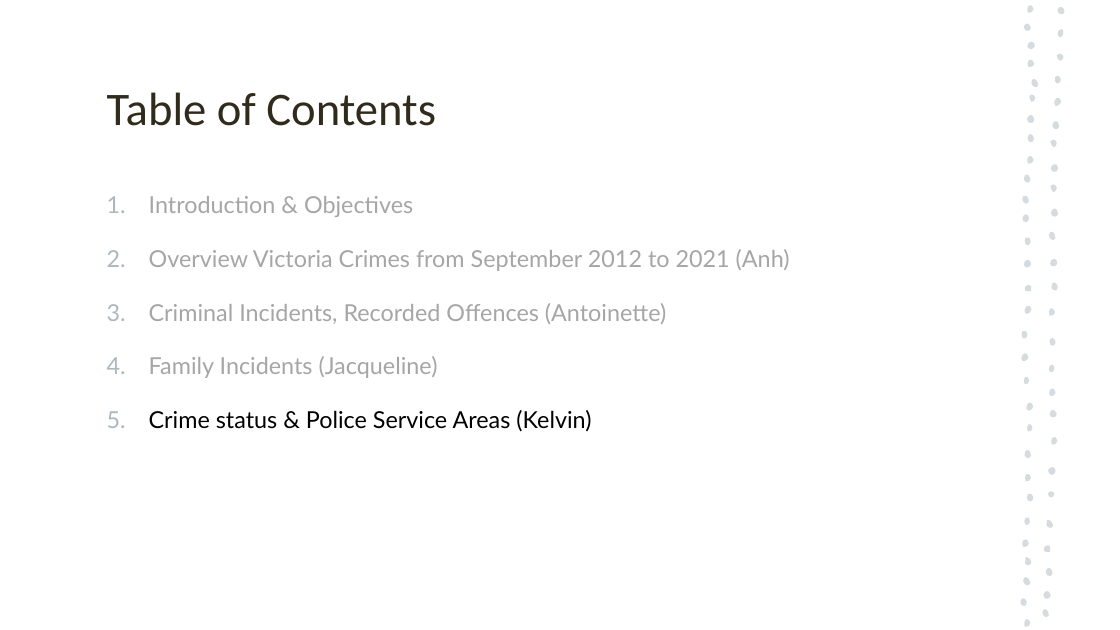
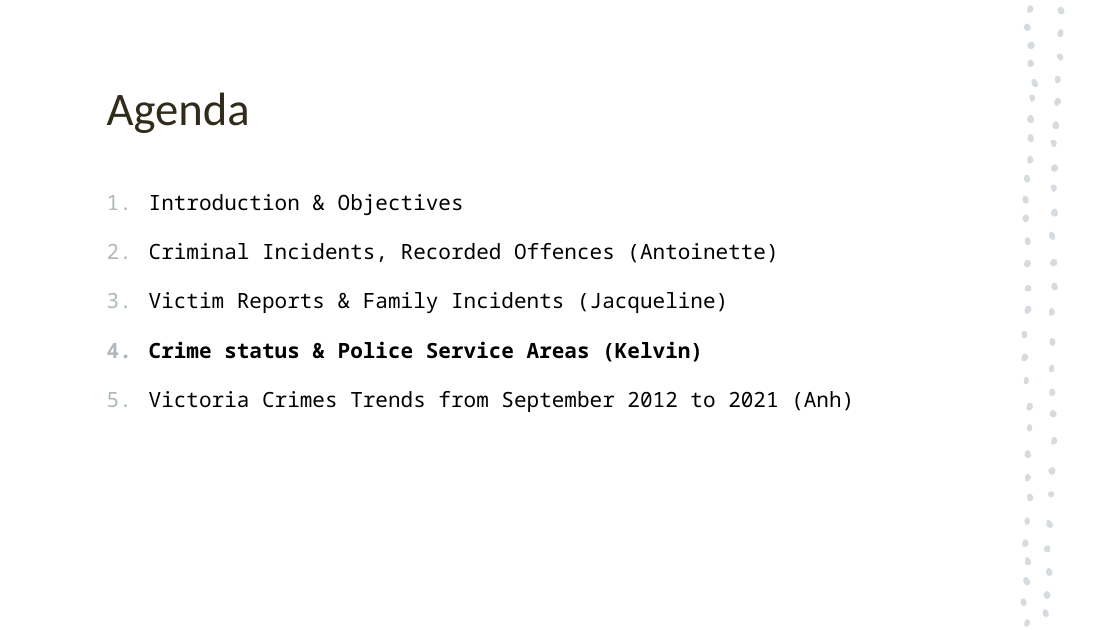
Before and after one commit to antoinetteboyle/Project-1, a slide deck: slide 1 of Crime_Victoria_PowerPoint_Presentation_temporary_Kelvin.pptx. Drawn at 1120x630 pixels with LibreOffice and Linux fonts; fonts in the diff are those of the drawing. Boxes give left, top, right and bottom in pixels: in the first picture for what was removed or moved away, otherwise in the second. Text is boxed around its words. In the diff, an @@ line names an element or a change of style, - is before the commit and + after.

Commit message:
commit presentation changes

```diff
--- a/Crime_Victoria_PowerPoint_Presentation_temporary_Kelvin.pptx
+++ b/Crime_Victoria_PowerPoint_Presentation_temporary_Kelvin.pptx
@@ title at bbox=[107, 92, 250, 133]: text changed @@
-Table of Contents
+Agenda
@@ text at bbox=[149, 194, 778, 362]: size 20 to 18 pt, font Lato to Noto Sans Mono in "Introduction & Objectives", "Criminal Incidents, Recorded Offences (Antoinette)", "Crime status & Police Service Areas (Kelvin)"; text colour #A6A6A6 to #000000 in "Introduction & Objectives", "Criminal Incidents, Recorded Offences (Antoinette)"; bold on in "Crime status & Police Service Areas (Kelvin)" @@
@@ text at bbox=[149, 249, 790, 271]: paragraph removed @@
-2. Overview Victoria Crimes from September 2012 to 2021 (Anh)
@@ text at bbox=[149, 292, 728, 313]: text changed; size 20 to 18 pt; font Lato to Noto Sans Mono; text colour #A6A6A6 to #000000 @@
-4. Family Incidents (Jacqueline)
+3. Victim Reports & Family Incidents (Jacqueline)
@@ text at bbox=[149, 391, 854, 412]: paragraph added @@
+5. Victoria Crimes Trends from September 2012 to 2021 (Anh)
```
Also in this commit, not shown: 5 other slides changed, 1 slide added, 1 slide removed, 4 other files.
